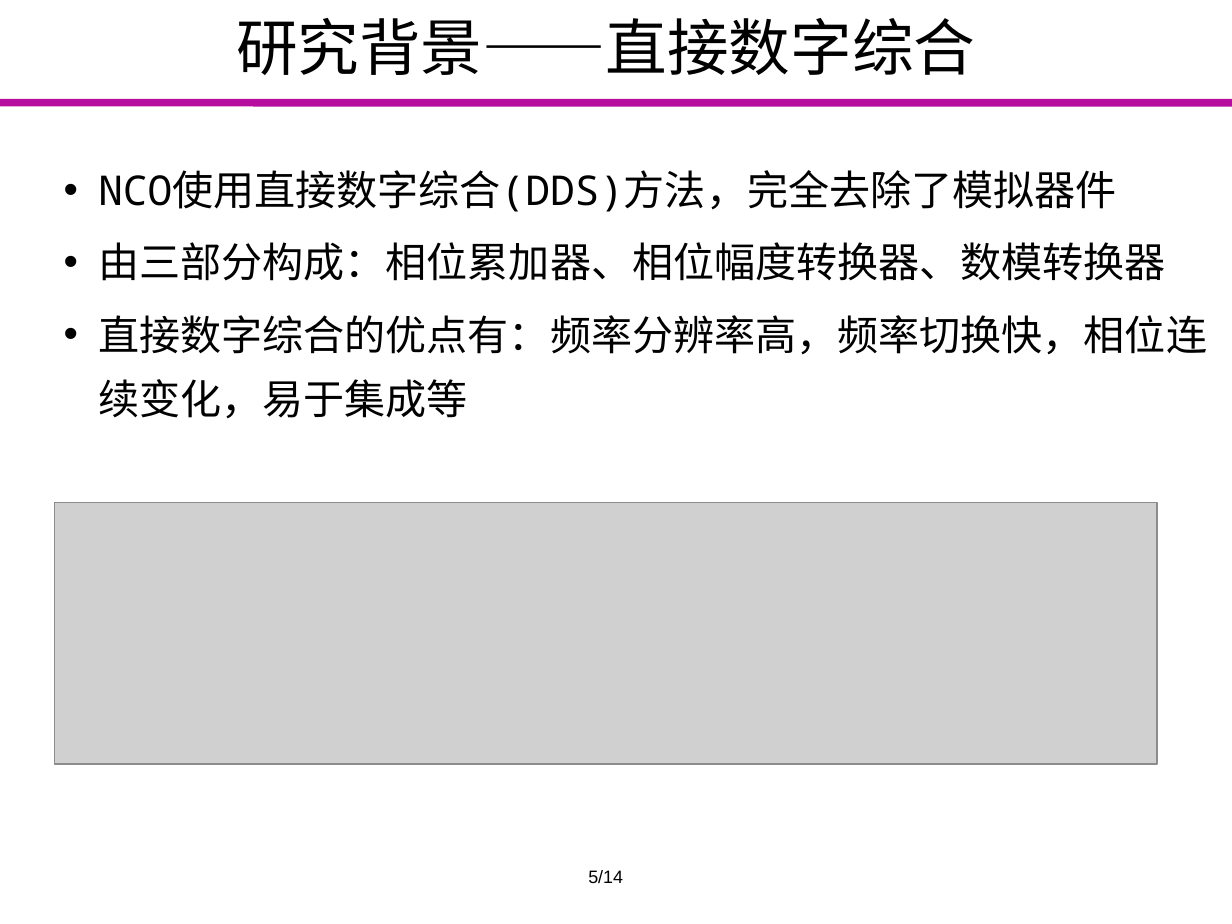
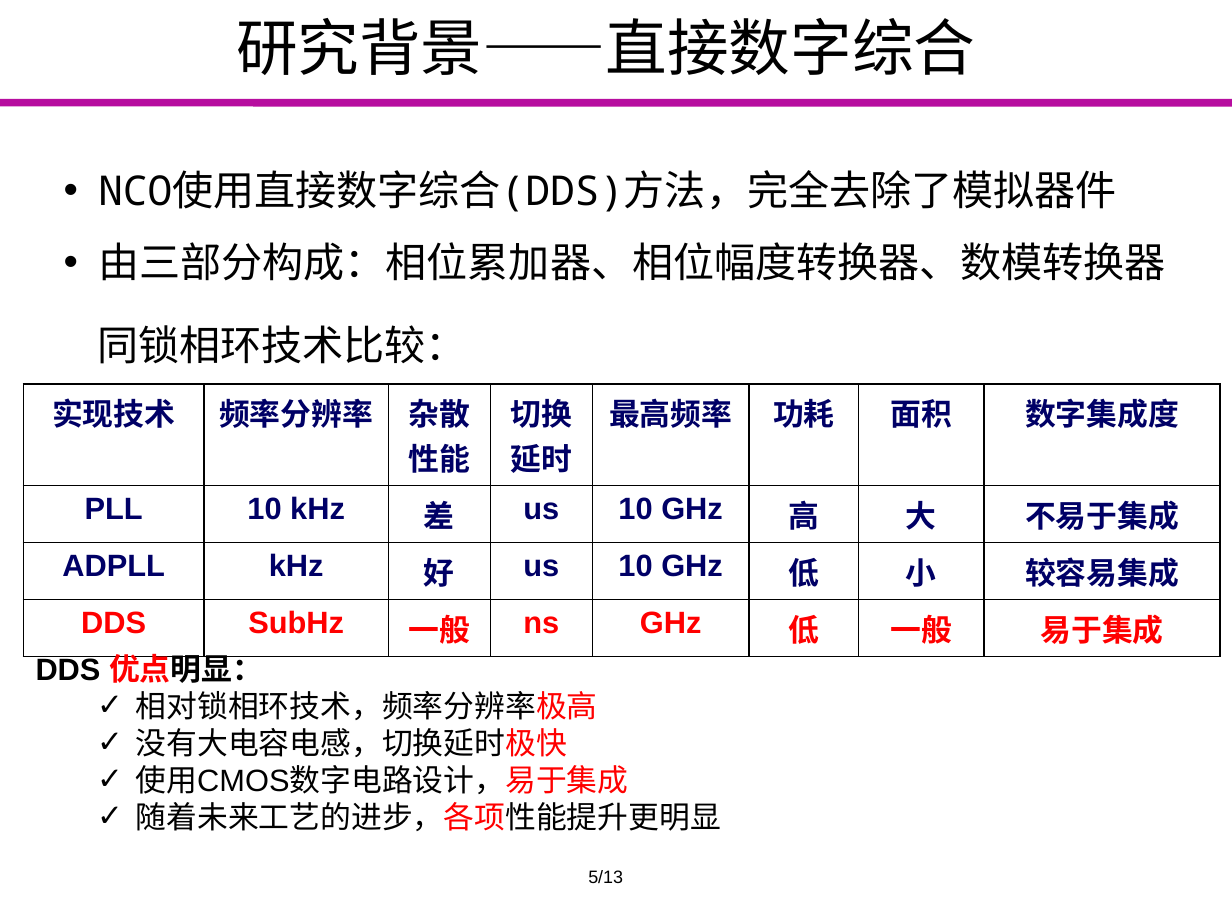
Before and after one commit to Markov2016/kaiti, a slide deck: slide 5 of ppt/yyx_v1.0.pptx. Drawn at 1232x924 pixels with LibreOffice and Linux fonts; fonts in the diff are those of the drawing; grey boxes stand for pictures; background and template pictures are left out. Boxes give left, top, right and bottom in pixels: in the first picture for what was removed or moved away, otherwise in the second. Text is boxed around its words. In the diff, an @@ line names an element or a change of style, - is before the commit and + after.

Commit message:
upload new ppt

```diff
--- a/ppt/yyx_v1.0.pptx
+++ b/ppt/yyx_v1.0.pptx
@@ text added at (x1=97, y1=325, x2=467, y2=364), 24 pt, text #000000 @@
+同锁相环技术比较：
@@ text at (x1=98, y1=315, x2=1207, y2=419): paragraph removed @@
-• 直接数字综合的优点有：频率分辨率高，频率切换快，相位连续变化，易于集成等
@@ table added at (x1=23, y1=384, x2=1220, y2=648), 4 rows, 8 columns @@
+实现技术 | 频率分辨率 | 杂散性能 | 切换延时 | 最高频率 | 功耗 | 面积 | 数字集成度
+PLL | 10 kHz | 差 | us | 10 GHz | 高 | 大 | 不易于集成
+ADPLL | kHz | 好 | us | 10 GHz | 低 | 小 | 较容易集成
+DDS | SubHz | 一般 | ns | GHz | 低 | 一般 | 易于集成
@@ picture removed at (x1=54, y1=503, x2=1157, y2=764) @@
@@ text added at (x1=36, y1=649, x2=721, y2=831), 18 pt, text #000000 @@
+DDS 优点明显：
+  ✓ 相对锁相环技术，频率分辨率极高
+  ✓ 没有大电容电感，切换延时极快
+  ✓ 使用CMOS数字电路设计，易于集成
+  ✓ 随着未来工艺的进步，各项性能提升更明显
@@ text at (x1=588, y1=870, x2=623, y2=884): text changed @@
-5/14
+5/13
```
Also in this commit, not shown: 12 other slides changed, 1 slide removed, 1 other file.
